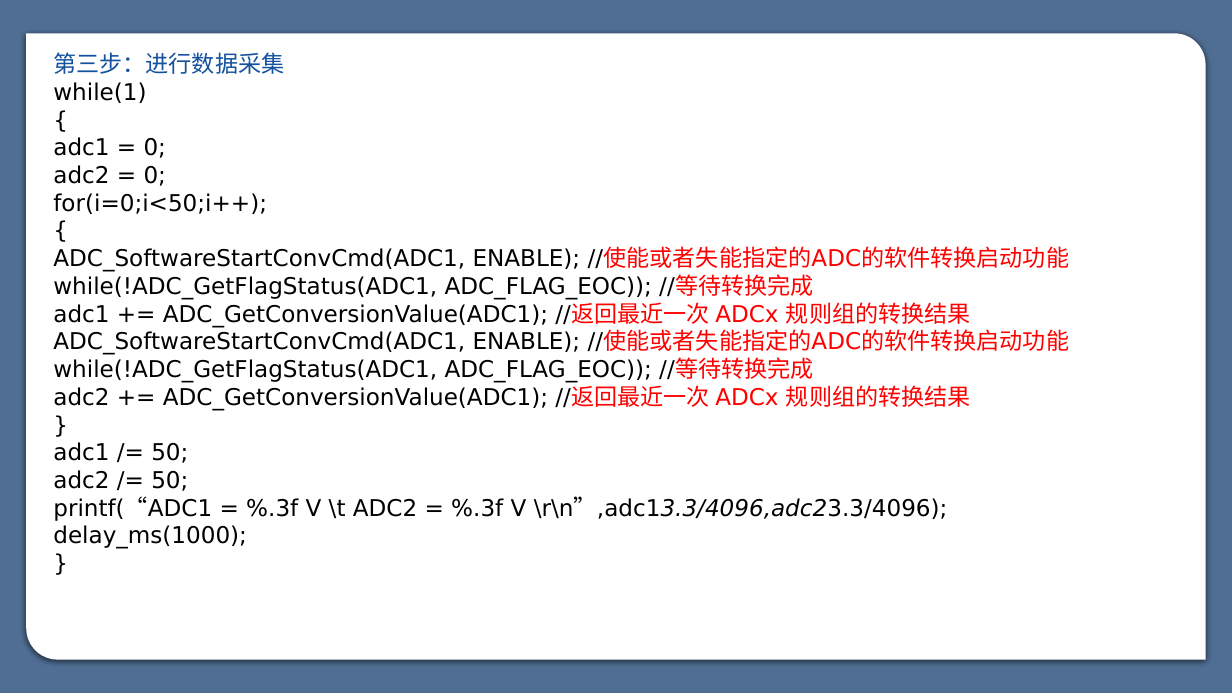
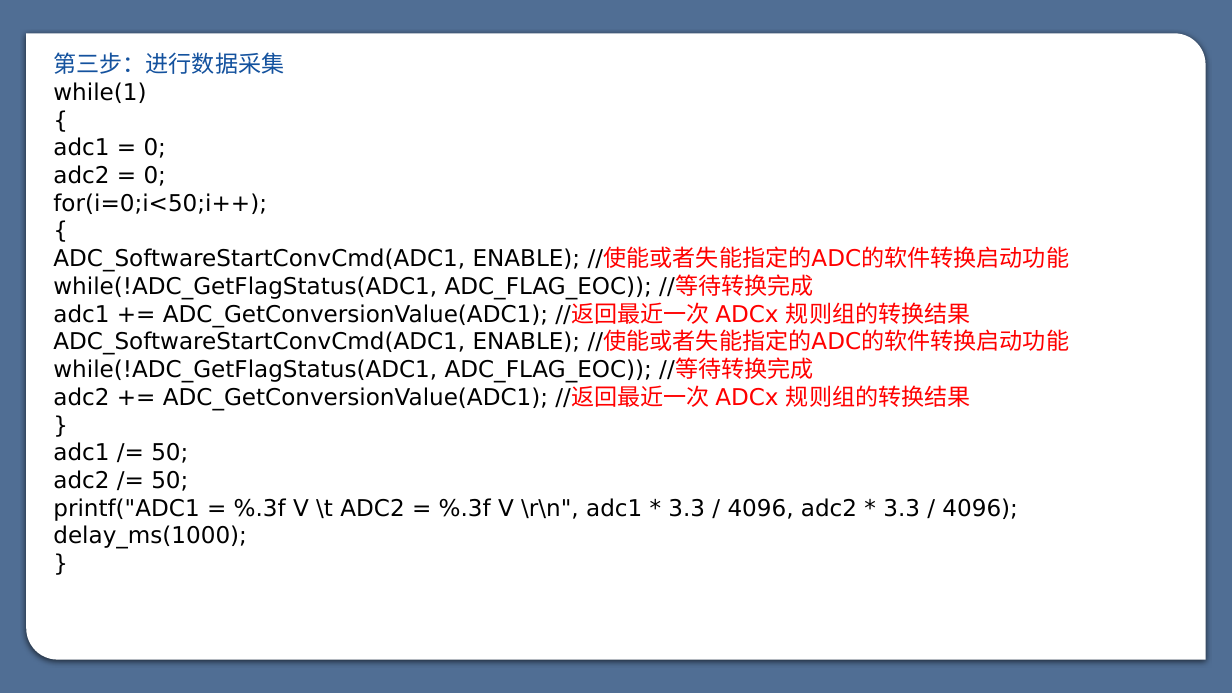
Before and after one commit to myp-super/SXU-CK-Learning-materials, a slide deck: slide 43 of 嵌入式学习资料/STM32/大三下课堂课件/第九章 ADC原理及应用.pptx. Drawn at 1232x693 pixels with LibreOffice and Linux fonts; fonts in the diff are those of the drawing. Boxes give left, top, right and bottom in pixels: in the first picture for what was removed or moved away, otherwise in the second. Text is boxed around its words. In the diff, an @@ line names an element or a change of style, - is before the commit and + after.

```diff
--- a/嵌入式学习资料/STM32/大三下课堂课件/第九章 ADC原理及应用.pptx
+++ b/嵌入式学习资料/STM32/大三下课堂课件/第九章 ADC原理及应用.pptx
@@ text at (53, 52, 1070, 549): text changed @@
-第三步：进行数据采集
-while(1)
-{
-adc1 = 0;
-adc2 = 0;
-for(i=0;i<50;i++);
-{
-ADC_SoftwareStartConvCmd(ADC1, ENABLE); //使能或者失能指定的ADC的软件转换启动功能
-while(!ADC_GetFlagStatus(ADC1, ADC_FLAG_EOC)); //等待转换完成
-adc1 += ADC_GetConversionValue(ADC1); //返回最近一次 ADCx 规则组的转换结果
-ADC_SoftwareStartConvCmd(ADC1, ENABLE); //使能或者失能指定的ADC的软件转换启动功能
-while(!ADC_GetFlagStatus(ADC1, ADC_FLAG_EOC)); //等待转换完成
-adc2 += ADC_GetConversionValue(ADC1); //返回最近一次 ADCx 规则组的转换结果
-}
-adc1 /= 50;
-adc2 /= 50;
-printf(“ADC1 = %.3f V \t ADC2 = %.3f V \r\n”,adc13.3/4096,adc23.3/4096);
-delay_ms(1000);
-}
+第三步：进行数据采集
+while(1)
+{
+adc1 = 0;
+adc2 = 0;
+for(i=0;i<50;i++);
+{
+ADC_SoftwareStartConvCmd(ADC1, ENABLE); //使能或者失能指定的ADC的软件转换启动功能
+while(!ADC_GetFlagStatus(ADC1, ADC_FLAG_EOC)); //等待转换完成
+adc1 += ADC_GetConversionValue(ADC1); //返回最近一次 ADCx 规则组的转换结果
+ADC_SoftwareStartConvCmd(ADC1, ENABLE); //使能或者失能指定的ADC的软件转换启动功能
+while(!ADC_GetFlagStatus(ADC1, ADC_FLAG_EOC)); //等待转换完成
+adc2 += ADC_GetConversionValue(ADC1); //返回最近一次 ADCx 规则组的转换结果
+}
+adc1 /= 50;
+adc2 /= 50;
+printf("ADC1 = %.3f V \t ADC2 = %.3f V \r\n", adc1 * 3.3 / 4096, adc2 * 3.3 / 4096);
+delay_ms(1000);
+}
```
Also in this commit, not shown: 5 other files.
